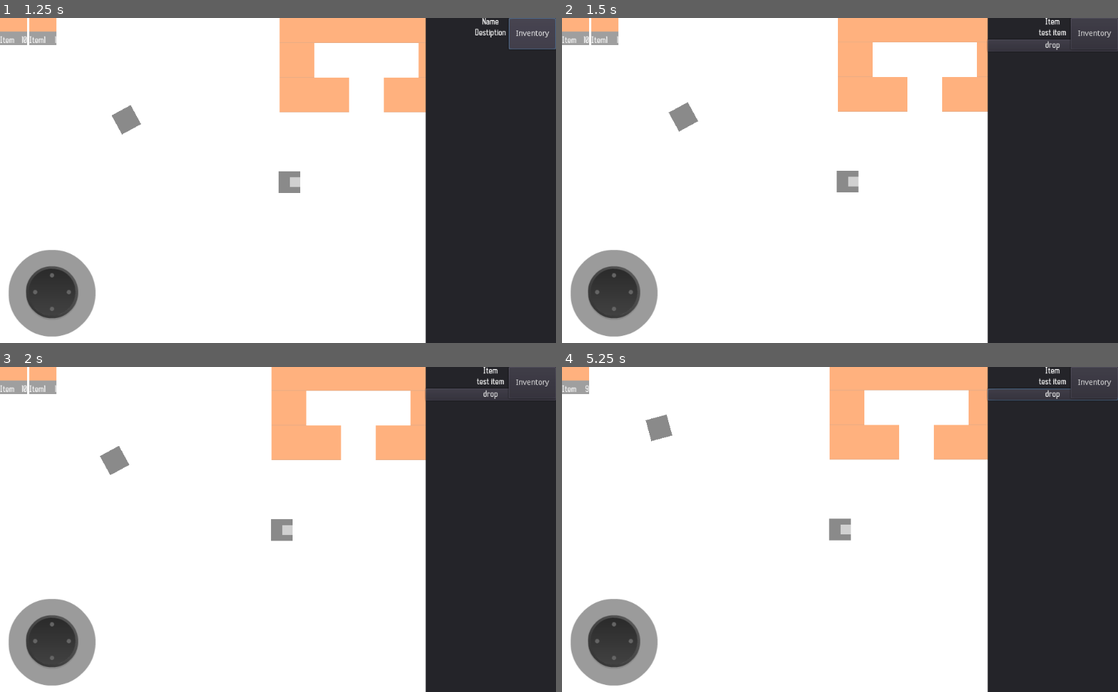
Above: before the commit, frames 1-4 (two rows, left to right).
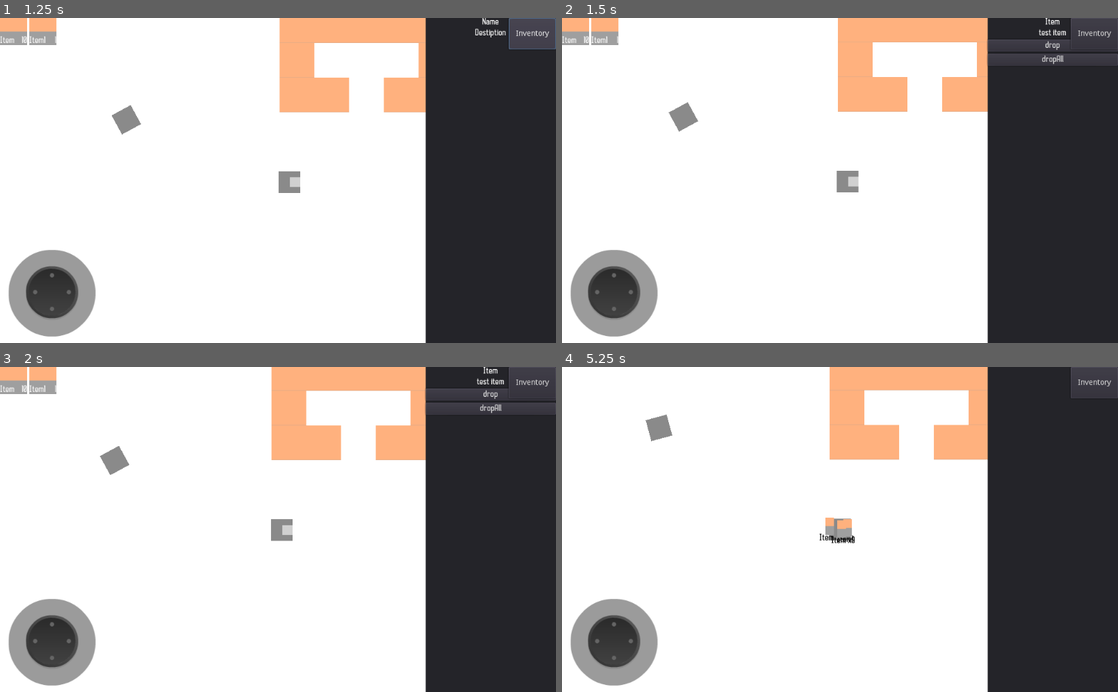
Above: after the commit, the same moments.

Repository: Va11hal1a/rimz
Game: Godot game, scene res://Scene.tscn
Same seed, same stepped clock (60 frames per second), same inputs: the game is played once before the commit and once after it.
Inputs (mouse positions are in pixels of both pictures, inside the frame that each line leads up to):
- Up to frame 1 (1.25 s): click "Inventory" at 0.5 s
- Up to frame 2 (1.5 s): click "Item" at 1.25 s
- Up to frame 3 (2 s): no input
- Up to frame 4 (5.25 s): click "Item1" at 2 s; click "drop" at 2.75 s; click "Item" at 3.5 s; click "drop" at 4.25 s; click (1051, 409) at 5 s, where only the run after the commit has a clickable "dropAll"

Frame 1 is identical in both runs. In frame 2, 0.5% of the frame differs, in the area x 76-100%, y 11-15%; in frame 3, 0.5%; in frame 4, 1.2%, in the area x 0-100%, y 0-55%.

Commit message:
Add files via upload

Diff:
--- a/Scene.tscn
+++ b/Scene.tscn
@@ -4,7 +4,7 @@
 [ext_resource path="res://prefabs/Player.tscn" type="PackedScene" id=2]
 [ext_resource path="res://scripts/Flow.gd" type="Script" id=3]
 [ext_resource path="res://prefabs/Enemy.tscn" type="PackedScene" id=4]
-[ext_resource path="res://base/Dialogue.tscn" type="PackedScene" id=5]
+[ext_resource path="res://autoload/Dialogue.tscn" type="PackedScene" id=5]
 [ext_resource path="res://images/tiles.png" type="Texture" id=6]
 [ext_resource path="res://prefabs/Inventory.tscn" type="PackedScene" id=7]
 [ext_resource path="res://scripts/InventoryButton.gd" type="Script" id=8]
--- /dev/null
+++ b/autoload/Data.gd
@@ -0,0 +1,27 @@
+extends Node
+var path = "user://save.sf"
+var content = ''
+var data = {}
+func _ready():
+	var file = File.new()
+	content = ''
+	if(file.file_exists(path)):
+		file.open(path, File.READ)
+		content = file.get_as_text()
+		for line in content.split('\n'):
+			if(line == ''):continue
+			data[line.split(' ')[0]] = line.split(' ')[1]
+		file.close()
+func _save():
+	var file = File.new()
+	file.open(path, File.WRITE)
+	for key in data.keys():
+		file.store_string(key + ' ' + data[key] + '\n')
+	file.close()
+func _clear():
+	data.clear()
+	_save()
+func test():
+	print(data)
+	data['fallen'] = '1'
+	_save()
--- /dev/null
+++ b/autoload/Dialogue.gd
@@ -0,0 +1,80 @@
+extends Control
+signal next
+signal chosed(i)
+
+var chosed_id = -1
+var _name = '' setget set_name
+var path = "/root/Scene/CanvasLayer/Dialogue";
+onready var base = get_node(path);
+onready var label = get_node(path+ "/Panel/Text");
+onready var tween = get_node(path+ "/Panel/Tween");
+onready var container =  get_node(path+ "/Panel/CenterContainer/GridContainer");
+onready var portrait =  get_node(path+ "/Panel/Portrait");
+onready var pname =  get_node(path+ "/Panel/Name");
+
+export var time = 0.1
+export var waitForClick = true
+export var offsetX = 30
+
+var active = false;
+
+func msg(text) -> void:
+	if(not base.visible): show()
+	label.percent_visible = 0.0
+	label.text = text
+	tween.interpolate_property(label, 'percent_visible', 0.0,1.0,time*len(text), Tween.TRANS_CUBIC)
+	tween.start()
+	yield(tween,'tween_all_completed')
+	label.percent_visible = 1.0
+	if(waitForClick):
+		yield(self,'next')
+	else:
+		yield(get_tree().create_timer(0.4), "timeout")
+func close():
+	visible = false
+func _input(event):
+	if(event is InputEventMouseButton):
+		emit_signal("next")
+func query(msgs) -> void:
+	for msg in msgs:
+		yield(msg(msg),'completed')
+func set_name(name):
+	_name = name
+	pname.text = _name
+func clear_name():
+	self._name = ''
+func begin():
+	if(base.visible):
+		return;
+	Utils.fade_start(self, 1.0)
+	base.visible =true
+func end():
+	label.text = ''
+	clear_name()
+	yield(Utils.fade_end(self, 1.0),"completed")
+	base.visible = false
+func test():
+	begin()
+	set_name('someone')
+	yield(query(['hi there', 'sfsaf', 'sfsdfa']),"completed")
+	hide_portrait()
+	yield(choices(['1','2']), 'completed')
+	end()
+func button(id):
+	emit_signal("chosed")
+	chosed_id = id
+func choices(chs:Array):
+	for i in range(0,len(chs)):
+		container.get_child(i).visible = true
+		container.get_child(i).text = chs[i]
+	yield(self, 'chosed')
+	for i in range(0,len(chs)):
+		container.get_child(i).visible = false
+func set_portrait(portrait: Texture):
+	portrait.texture = portrait
+	label.rect_position.x += portrait.rect_size.x
+	label.rect_size.x -= portrait.rect_size.x
+func hide_portrait():
+	portrait.texture = null
+	label.rect_position.x -= portrait.rect_size.x
+	label.rect_size.x += portrait.rect_size.x
--- /dev/null
+++ b/autoload/Dialogue.tscn
@@ -0,0 +1,118 @@
+[gd_scene load_steps=3 format=2]
+
+[ext_resource path="res://autoload/Dialogue.gd" type="Script" id=1]
+[ext_resource path="res://fonts/window.tres" type="DynamicFont" id=2]
+
+[node name="Dialogue" type="Control"]
+visible = false
+anchor_right = 1.0
+anchor_bottom = 1.0
+script = ExtResource( 1 )
+__meta__ = {
+"_edit_use_anchors_": false
+}
+
+[node name="Panel" type="Panel" parent="."]
+anchor_top = 0.701667
+anchor_right = 1.0
+anchor_bottom = 1.0
+__meta__ = {
+"_edit_use_anchors_": false
+}
+
+[node name="Text" type="RichTextLabel" parent="Panel"]
+anchor_left = 0.0205078
+anchor_top = 0.145252
+anchor_right = 0.984375
+anchor_bottom = 1.0
+custom_fonts/normal_font = ExtResource( 2 )
+text = "fsadfasdfsdf"
+__meta__ = {
+"_edit_use_anchors_": false
+}
+
+[node name="Name" type="Label" parent="Panel"]
+anchor_left = 0.0117188
+anchor_top = 0.0111732
+anchor_right = 0.984375
+anchor_bottom = 1.0
+mouse_filter = 0
+custom_fonts/font = ExtResource( 2 )
+text = "name"
+align = 1
+__meta__ = {
+"_edit_use_anchors_": false
+}
+
+[node name="Tween" type="Tween" parent="Panel"]
+
+[node name="CenterContainer" type="CenterContainer" parent="Panel"]
+anchor_right = 1.0
+anchor_bottom = 1.0
+__meta__ = {
+"_edit_use_anchors_": false
+}
+
+[node name="GridContainer" type="GridContainer" parent="Panel/CenterContainer"]
+margin_left = 512.0
+margin_top = 89.0
+margin_right = 512.0
+margin_bottom = 89.0
+mouse_filter = 0
+custom_constants/vseparation = 25
+custom_constants/hseparation = 100
+columns = 2
+__meta__ = {
+"_edit_use_anchors_": false
+}
+
+[node name="Button" type="Button" parent="Panel/CenterContainer/GridContainer"]
+visible = false
+margin_right = 400.0
+margin_bottom = 50.0
+rect_min_size = Vector2( 400, 50 )
+
+[node name="Button2" type="Button" parent="Panel/CenterContainer/GridContainer"]
+visible = false
+margin_left = 500.0
+margin_right = 900.0
+margin_bottom = 50.0
+rect_min_size = Vector2( 400, 50 )
+
+[node name="Button3" type="Button" parent="Panel/CenterContainer/GridContainer"]
+visible = false
+margin_top = 75.0
+margin_right = 400.0
+margin_bottom = 125.0
+rect_min_size = Vector2( 400, 50 )
+
+[node name="Button4" type="Button" parent="Panel/CenterContainer/GridContainer"]
+visible = false
+margin_left = 500.0
+margin_top = 75.0
+margin_right = 900.0
+margin_bottom = 125.0
+rect_min_size = Vector2( 400, 50 )
+
+[node name="Portrait" type="TextureRect" parent="Panel"]
+anchor_top = -0.212291
+anchor_right = 0.193359
+anchor_bottom = 1.0
+mouse_filter = 0
+expand = true
+__meta__ = {
+"_edit_use_anchors_": false
+}
+
+[node name="Background" type="TextureRect" parent="."]
+anchor_right = 1.0
+anchor_bottom = 1.0
+mouse_filter = 2
+__meta__ = {
+"_edit_use_anchors_": false
+}
+
+[connection signal="button_down" from="Panel/CenterContainer/GridContainer/Button" to="." method="button" binds= [ 0 ]]
+[connection signal="button_down" from="Panel/CenterContainer/GridContainer/Button2" to="." method="button" binds= [ 1 ]]
+[connection signal="button_down" from="Panel/CenterContainer/GridContainer/Button3" to="." method="button" binds= [ 2 ]]
+[connection signal="button_down" from="Panel/CenterContainer/GridContainer/Button4" to="." method="button" binds= [ 3 ]]
--- /dev/null
+++ b/autoload/Utils.gd
@@ -0,0 +1,38 @@
+extends Node2D
+onready var tween = $Tween
+func fade_start(node, duration):
+	if(!node.visible):node.visible=true
+	node.modulate.a = 0.0
+	tween.interpolate_property(node,'modulate:a', 0.0,1.0,duration, Tween.TRANS_CUBIC)
+	tween.start()
+	yield(tween,"tween_all_completed")
+func fade_end(node, duration):
+	node.modulate.a = 1.0
+	tween.interpolate_property(node,'modulate:a', 1.0,0.0,duration, Tween.TRANS_CUBIC)
+	tween.start()
+	yield(tween,"tween_all_completed")
+func move_to(node,position, duration):
+	tween.interpolate_property(node,'position', node.position,position,duration, Tween.TRANS_CUBIC)
+	tween.start()
+	yield(tween,"tween_all_completed")
+func lambda(function) ->Expression:
+	var expression = Expression.new()
+	var err_code = expression.parse(function,['x'])
+	if(err_code != OK):
+		print(expression.get_error_text())
+	return expression
+func map(expr,array):
+	var lambda = lambda(expr)
+	for i in range(0,len(array)):
+		array[i]=lambda.execute([array[i]])
+func filter(expr,array):
+	var new = []
+	var lambda = lambda(expr)
+	for i in array:
+		if(lambda.execute([i])):
+			new.push_back(i)
+	return new
+func callFor(expr,array):
+	var lambda = lambda(expr)
+	for i in array:
+		lambda.execute([i])
--- /dev/null
+++ b/autoload/Utils.tscn
@@ -0,0 +1,8 @@
+[gd_scene load_steps=2 format=2]
+
+[ext_resource path="res://autoload/Utils.gd" type="Script" id=1]
+
+[node name="Utils" type="Node2D"]
+script = ExtResource( 1 )
+
+[node name="Tween" type="Tween" parent="."]
--- a/prefabs/Inventory.tscn
+++ b/prefabs/Inventory.tscn
@@ -61,3 +61,5 @@
 __meta__ = {
 "_edit_use_anchors_": false
 }
+
+[node name="Tween" type="Tween" parent="."]
--- /dev/null
+++ b/prefabs/PickUp.tscn
@@ -0,0 +1,24 @@
+[gd_scene load_steps=4 format=2]
+
+[ext_resource path="res://images/tiles.png" type="Texture" id=1]
+[ext_resource path="res://fonts/window.tres" type="DynamicFont" id=2]
+[ext_resource path="res://scripts/PickUpInstance.gd" type="Script" id=3]
+
+[node name="PickUp" type="Node2D"]
+script = ExtResource( 3 )
+
+[node name="Sprite" type="Sprite" parent="."]
+scale = Vector2( 0.5, 0.5 )
+texture = ExtResource( 1 )
+
+[node name="Label" type="Label" parent="."]
+margin_left = -19.0
+margin_top = 14.0
+margin_right = 21.0
+margin_bottom = 28.0
+custom_fonts/font = ExtResource( 2 )
+custom_colors/font_color = Color( 0, 0, 0, 1 )
+text = "item1"
+__meta__ = {
+"_edit_use_anchors_": false
+}
--- a/prefabs/Player.tscn
+++ b/prefabs/Player.tscn
@@ -1,9 +1,12 @@
-[gd_scene load_steps=3 format=2]
+[gd_scene load_steps=4 format=2]
 
 [ext_resource path="res://scripts/Player.gd" type="Script" id=1]
 
 [sub_resource type="RectangleShape2D" id=1]
 extents = Vector2( 21.7016, 23.1268 )
+
+[sub_resource type="CircleShape2D" id=2]
+radius = 54.6794
 
 [node name="Player" type="KinematicBody2D"]
 script = ExtResource( 1 )
@@ -40,3 +43,8 @@
 shape = SubResource( 1 )
 
 [node name="Use" type="Node2D" parent="."]
+
+[node name="PickUpArea" type="Area2D" parent="."]
+
+[node name="Area" type="CollisionShape2D" parent="PickUpArea"]
+shape = SubResource( 2 )
--- a/project.godot
+++ b/project.godot
@@ -30,10 +30,10 @@
 
 [autoload]
 
-Data="*res://base/Data.gd"
+Data="*res://autoload/Data.gd"
 Global="*res://scripts/Global.gd"
-Utils="*res://base/Utils.tscn"
-Dialogue="*res://base/Dialogue.gd"
+Utils="*res://autoload/Utils.tscn"
+Dialogue="*res://autoload/Dialogue.gd"
 
 [display]
 
--- a/scripts/Inventory.gd
+++ b/scripts/Inventory.gd
@@ -10,6 +10,11 @@
 
 onready var nameLabel = $Panel/Container/Name;
 onready var descriptionLabel = $Panel/Container/Description;
+
+onready var pickUpScene = preload("res://prefabs/PickUp.tscn");
+onready var attachedPlayerId = 0;
+
+onready var tween = $Tween;
 
 var debug = false;
 
@@ -41,8 +46,14 @@
 
 
 func _ready():
+	if(attachedPlayerId > Global.players.size() || attachedPlayerId == -1): #in case if player is not initialized or attached
+		get_parent().get_node("InventoryButton").visible=false;
+		return;
+
 	inventory.connect("inventoryRefresh", self, "refresh");
 	test();
+
+	Global.players[attachedPlayerId].get_node("PickUpArea").connect("area_entered",self,"itemEntered");
 
 func refresh():
 	for child in gridContainer.get_children():
@@ -70,10 +81,37 @@
 func use(slot):
 	if(debug): print("use item ", slot.item.name)
 
-func drop(slot):
+func drop(slot,count = 1):
+
+	var pickUpInstance = pickUpScene.instance();
+	pickUpInstance.global_position = Global.players[attachedPlayerId].global_position;
+	pickUpInstance.init(slot.item, count);
+	get_parent().get_parent().add_child(pickUpInstance);
+	dropItemAnimation(pickUpInstance);
+
 	if(debug): print("drop item", slot.item.name);
-	inventory.removeItem(slot.item);
+	inventory.removeItem(slot.item,count);
 
 	if(slot.count == 0): #clear name, definition and actions
 		clearDefnName();
 		clearActions(slot);
+
+func dropAll(slot):
+	drop(slot,slot.count);
+
+func dropItemAnimation(instance):
+	var xDeviation = rand_range(-1,1)*20.0;
+	var yDeviation = rand_range(0,1)*20.0;
+
+	tween.interpolate_property(instance,"position:x",
+	instance.position.x, instance.position.x+xDeviation,
+	0.5, tween.TRANS_CUBIC);
+
+	tween.interpolate_property(instance,"position:y",
+	instance.position.y, instance.position.y-yDeviation,
+	0.5, tween.TRANS_CUBIC);
+
+	tween.start();
+
+func itemEntered(item):
+	pass
--- a/scripts/ItemManager.gd
+++ b/scripts/ItemManager.gd
@@ -4,7 +4,7 @@
 	var icon = null;
 	var description = "empty";
 	var name = "item"
-	var actions = ["drop"]
+	var actions = ["drop","dropAll"]
 	func _init(icon:Texture,description:String, name: String):
 		self.icon = icon;
 		self.description = description;
@@ -48,11 +48,11 @@
 		else:
 			slots[id].count+=1;
 		emit_signal("inventoryRefresh");
-	func removeItem(item: Item):
+	func removeItem(item: Item, count = 1):
 		var id = findIdByName(item.name);
 		if(id == -1):
 			return false;
-		slots[id].count-=1;
-		if(slots[id].count == 0):
+		slots[id].count-=count;
+		if(slots[id].count <= 0):
 			slots.remove(id);
 		emit_signal("inventoryRefresh");
--- /dev/null
+++ b/scripts/PickUpInstance.gd
@@ -0,0 +1,10 @@
+extends Node2D
+var count = 1;
+
+func init(item: ItemManager.Item, count = 1):
+    $Label.text = item.name;
+    $Sprite.texture = item.icon;
+
+    self.count = count;
+    if(self.count > 1):
+        $Label.text += " x"+String(count);
--- a/scripts/Player.gd
+++ b/scripts/Player.gd
@@ -3,6 +3,7 @@
 func _ready():
 	._ready();
 	add_to_group("player");
+	Global.players.push_back(self);
 
 func _process(delta):
 	._process(delta);
Not shown, added: autoload/logs/godot.log
